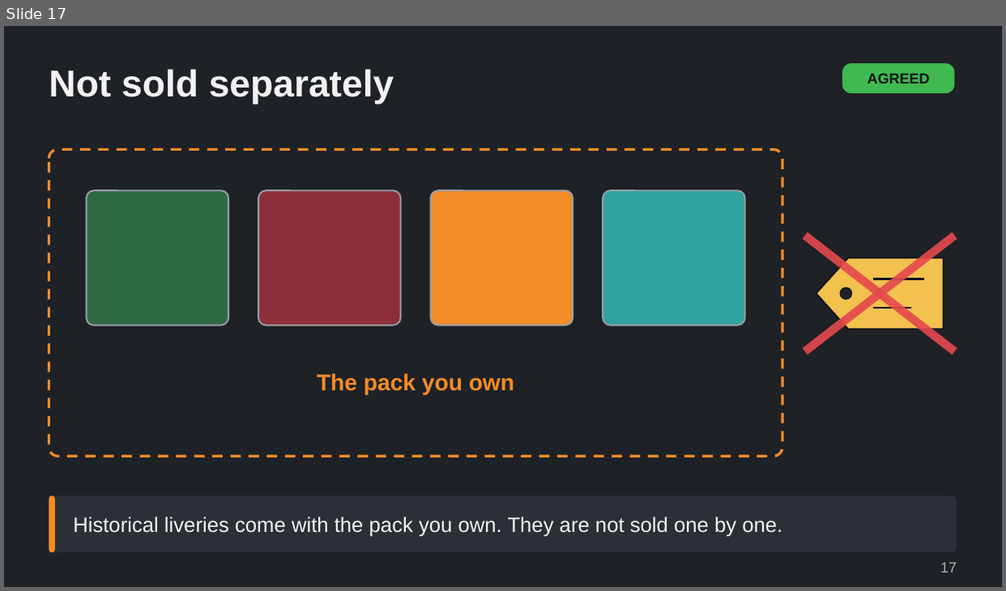
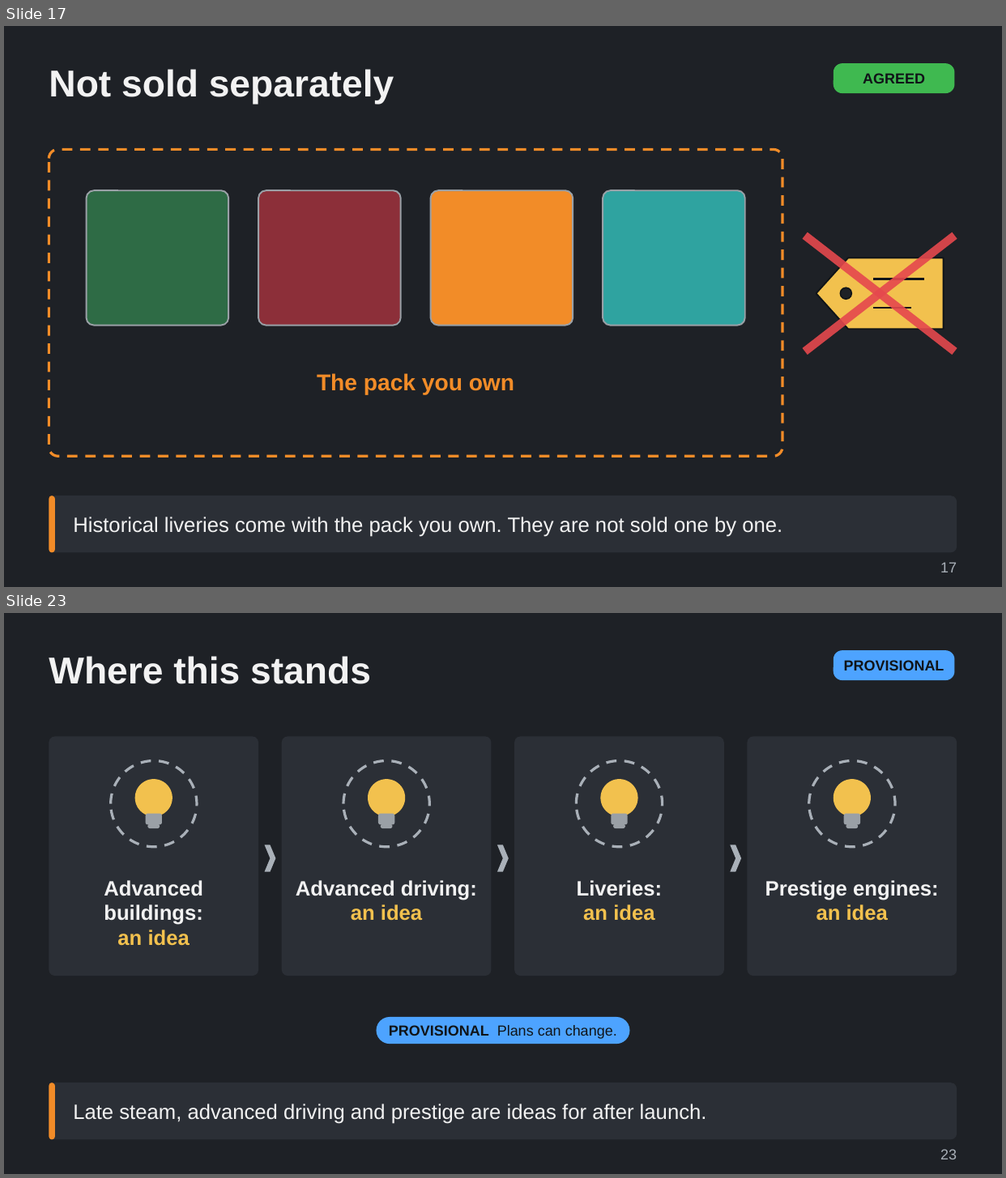
Before and after one commit to Tarenkookoo/Satisfactory---Early-Locomotion, a slide deck: Reporting/Claude Presents/Deck8_AfterLaunch_LateSteam/After_Launch_Late_Steam_Driving_and_Prestige_Explained.pptx. Shown one above the other, each under a label of ours: slide 17 before the commit, slides 17 and 23 after it; the slides between them are not shown. The pictures are 1006x591 and 1006x1178 pixels, drawn with LibreOffice and Linux fonts; fonts in the diff are those of the drawing. Boxes give left, top, right and bottom in pixels: in the first picture for what was removed or moved away, otherwise in the second. Text is boxed around its words. In the diff, an @@ line names an element or a change of style, - is before the commit and + after.

```diff
--- a/Reporting/Claude Presents/Deck8_AfterLaunch_LateSteam/After_Launch_Late_Steam_Driving_and_Prestige_Explained.pptx
+++ b/Reporting/Claude Presents/Deck8_AfterLaunch_LateSteam/After_Launch_Late_Steam_Driving_and_Prestige_Explained.pptx
@@ slide 23 added at [4, 613, 1002, 1174], background #1E2126 @@
@@ title added at [49, 656, 371, 684], 36 pt, text #F2F2F2, bold @@
+Where this stands
@@ rounded rectangle added at [833, 650, 955, 680], fill #4DA3FF, 14 pt, text #101418, bold @@
+PROVISIONAL
@@ group added at [49, 736, 957, 976]: 12 rounded rectangles, 8 ellipses, 4 texts, 3 chevrons @@
+Advanced buildings:
+an idea
+Advanced driving:
+an idea
+Liveries:
+an idea
+Prestige engines:
+an idea
@@ rounded rectangle added at [376, 1017, 630, 1044], fill #4DA3FF, 14 pt, text #101418 @@
+PROVISIONAL Plans can change.
@@ rounded rectangle added at [49, 1083, 957, 1140], fill #2B2F36, 20 pt, text #F2F2F2 @@
+Late steam, advanced driving and prestige are ideas for after launch.
@@ rounded rectangle added at [49, 1083, 55, 1140], fill #F28C28 @@
@@ text added at [940, 1149, 957, 1160], 14 pt, text #A9B0B8 @@
+23
@@ slide 17 changed as well @@
@@ rounded rectangle "AGREED": place and size @@
-rounded rectangle "AGREED" at [842, 63, 955, 93]
+rounded rectangle "AGREED" at [833, 63, 955, 93]
```
Also in this commit, not shown: 14 other slides changed, 7 other slides added, 6 other files.
